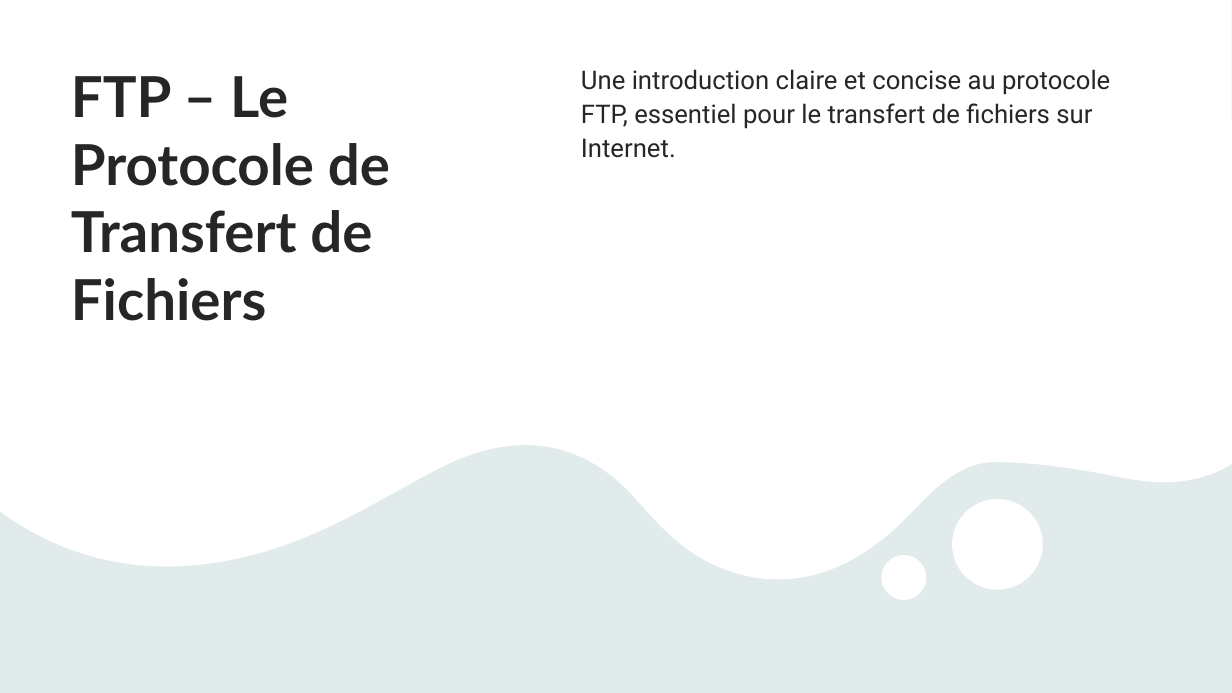
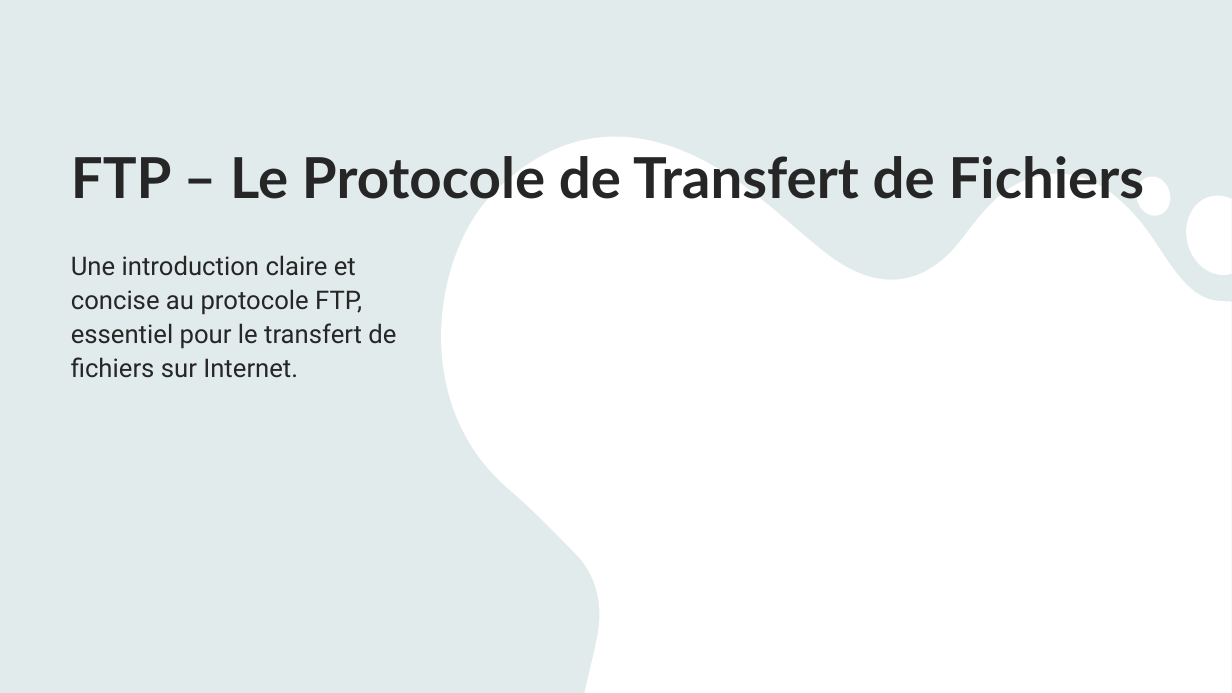
Before and after one commit to Pichou124426/Etude, a slide deck: slide 16 of Reseaux/PresentationProtocole.pptx (slide 15 before the commit). Drawn at 1232x693 pixels with LibreOffice and Linux fonts; fonts in the diff are those of the drawing. Boxes give left, top, right and bottom in pixels: in the first picture for what was removed or moved away, otherwise in the second. Text is boxed around its words. In the diff, an @@ line names an element or a change of style, - is before the commit and + after.

```diff
--- a/Reseaux/PresentationProtocole.pptx
+++ b/Reseaux/PresentationProtocole.pptx
@@ title "FTP – Le Protocole de ..." at (71,156,1145,199): vertical alignment top to bottom @@
@@ freeform shape: place and size @@
-freeform shape at (0,0,1232,600)
+freeform shape at (441,137,1232,693)
@@ text "Une introduction claire et concise ..." rewrapped from (581,69,1110,158) to (71,255,396,378) @@
```
Also in this commit, not shown: 2 other slides changed, 1 slide added, 2 other files.
